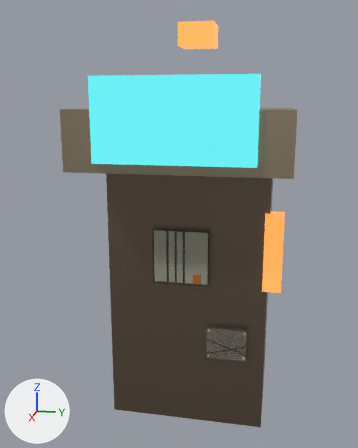
The glTF model public/assets/models/environments/refinery-terminal-lod1.glb, before and after one commit.
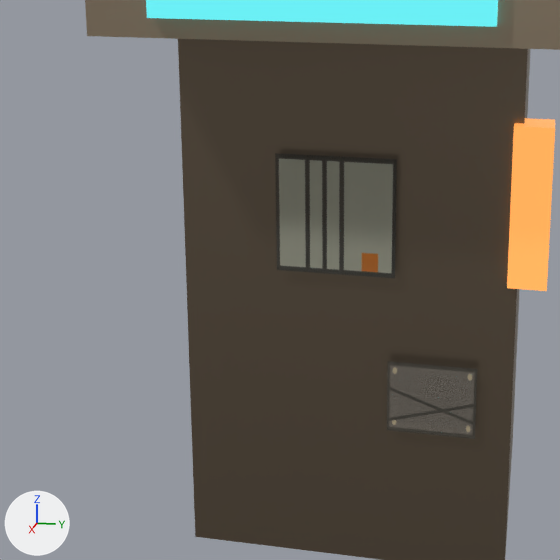
There are two pictures of each version: one whole from a camera (50 mm lens) standing at (2.37, 0.384, 1.487) and looking at (0.157, -0.059, 0.933), one close up on the part from 6% to 80% of the width and 35% to 94% of the height. The lights are fixed; the arrows at lower left show +X, +Y and +Z. The last two pictures show the newer version. Where no turn or scale is listed for an object, it has been applied to the vertices.

In view in the first close-up: 'p28-b6-refinery-route-detail-atlas-terminal', 'refinery-terminal-console', 'refinery-terminal-pedestal', 'refinery-terminal-screen', 'refinery-terminal-side-light'.
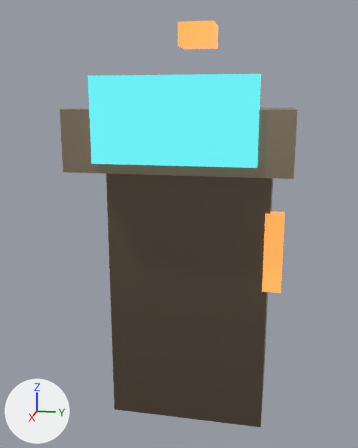
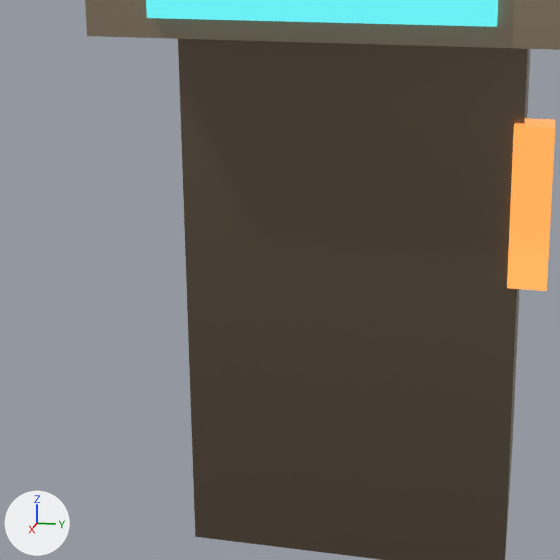
What differs and where, as boxes (x1, y1, x2, y2) in the close-ups (560 x 560 px):
'p28-b6-refinery-route-detail-atlas-terminal', deleted
    before: (275, 154, 477, 439)

Diff of the bpy script that builds the scene:
```diff
--- a/public/assets/models/environments/refinery-terminal-lod1.glb.py
+++ b/public/assets/models/environments/refinery-terminal-lod1.glb.py
@@ ob_p28_b6_refinery_route_detail_atlas_terminal @@
-ob_p28_b6_refinery_route_detail_atlas_terminal = bpy.data.objects.new('p28-b6-refinery-route-detail-atlas-terminal', me_p28_b6_refinery_route_detail_atlas)
-ob_p28_b6_refinery_route_detail_atlas_terminal.location = (0.0, 0.0, 0.0)
```
